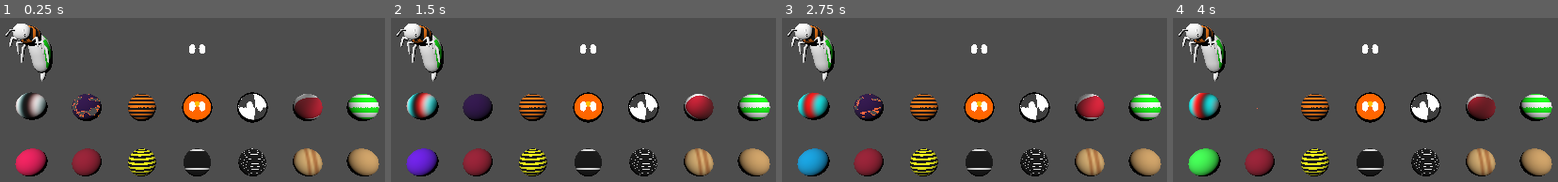
Above: before the commit, frames 1-4 (left to right).
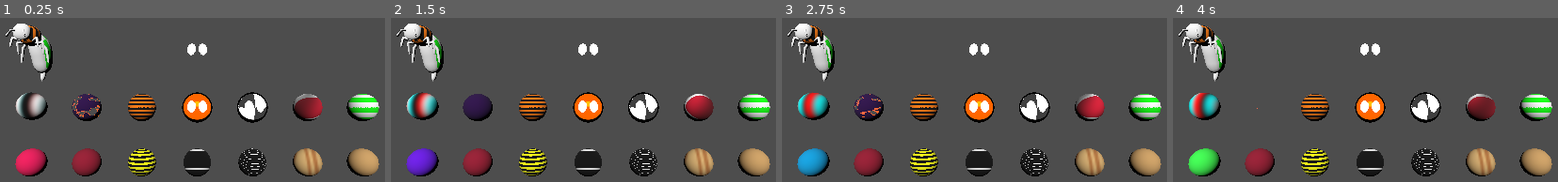
Above: after the commit, the same moments.

Repository: erikringwalters/MaterialSamples
Game: Godot game, scene res://Main.tscn
Same seed, same stepped clock (60 frames per second), same inputs: the game is played once before the commit and once after it.
Inputs:
- Up to frame 1 (0.25 s): no input
- Up to frame 2 (1.5 s): no input
- Up to frame 3 (2.75 s): no input
- Up to frame 4 (4 s): no input

The runs differ from the first frame. In frame 1, 0.2% of the frame differs, in the area x 48-69%, y 15-58%; in frame 2, 0.2%; in frame 3, 0.2%; in frame 4, 0.2%.

Commit message:
reasonably accurate eyes
size/width/offset parameters for eyes closely match original mesh eyes

Diff:
--- a/ellipse.gdshader
+++ b/ellipse.gdshader
@@ -6,7 +6,7 @@
     vec2 uv = UV;
 
 	// width, height
-    float a = 0.125;
+    float a = 0.14;
     float b = 0.35;
 
 	// positions
@@ -15,7 +15,7 @@
 	float cx = uv.x - 0.5;
 	float cy = uv.y - 0.5;
 
-	float x_offset = 0.06;
+	float x_offset = 0.07;
 	float y_offset = 0.025;
 
     float xl = cx + x_offset;
@@ -25,19 +25,15 @@
 
     float angle = 3.141592654;
 
-    float xl2 = xl * cos( angle ) + y * sin( angle );
-    float yl2 = y * cos( angle ) - xl * sin( angle );
-
-	float xr2 = xr * cos( angle ) + y * sin( angle );
-	float yr2 = y * cos( angle ) - xr * sin( angle );
-
-
 	float distancel = pow( xl, 2.0 ) / ( a * a ) + pow( y, 2.0 ) / ( b * b );
 	float distancer = pow( xr, 2.0 ) / ( a * a ) + pow( y, 2.0 ) / ( b * b );
 
 	vec3 color;
 	float alpha;
-    if ( distancel <= 0.1 || distancer <= 0.1)
+
+	float dist_threshold = 0.15;
+
+    if ( distancel <= dist_threshold || distancer <= dist_threshold)
     {
         color = vec3( 1.0, 1.0, 1.0 );
 		alpha = 1.0;
